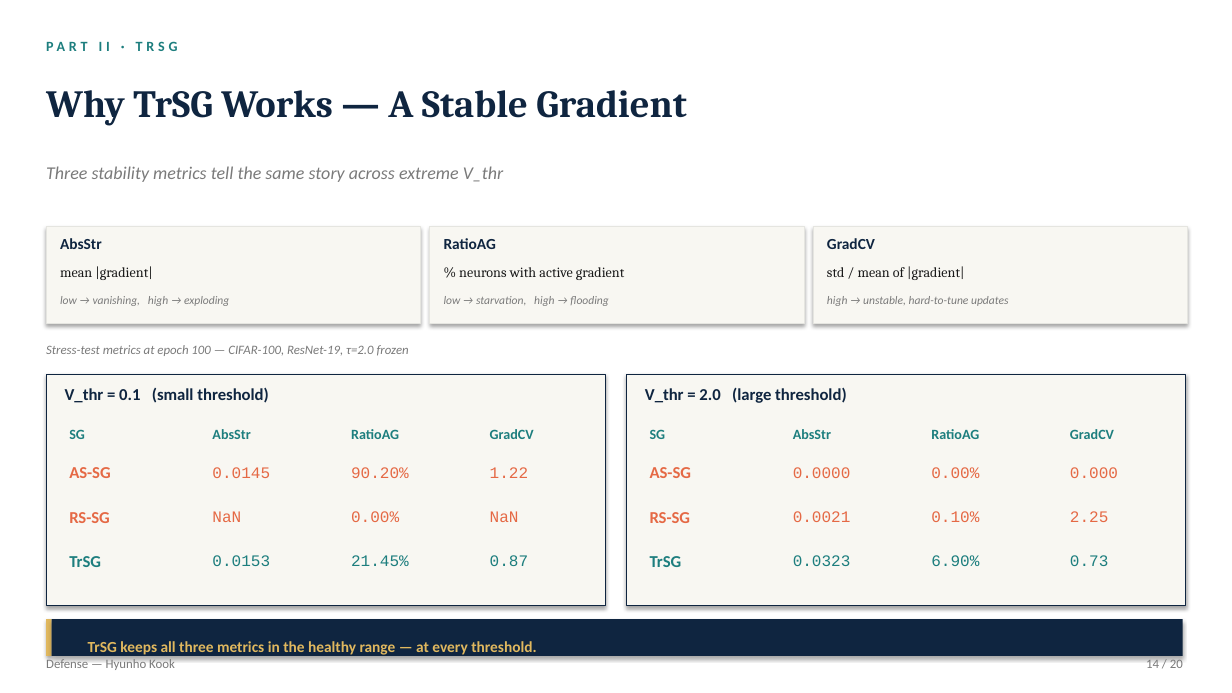
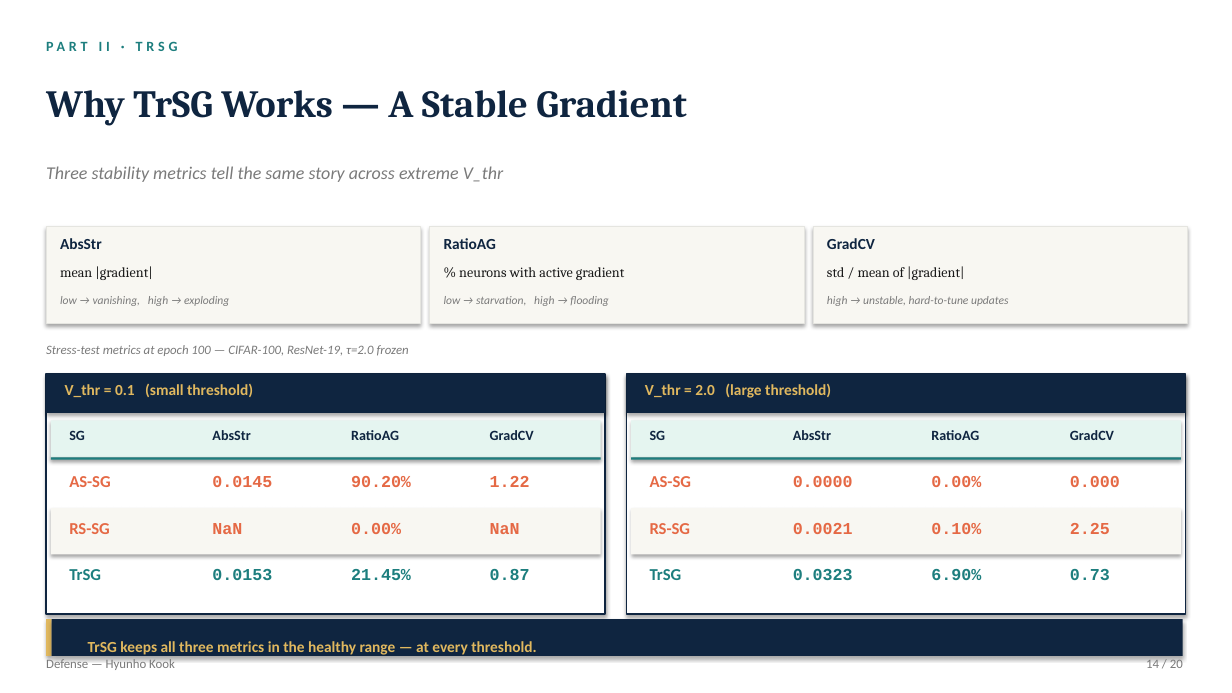
Before and after one commit to kookhh0827/POSTECH_thesis_template_latex, a slide deck: slide 14 of Hyunho_Kook_Master_Defense.pptx. Drawn at 1232x693 pixels with LibreOffice and Linux fonts; fonts in the diff are those of the drawing. Boxes give left, top, right and bottom in pixels: in the first picture for what was removed or moved away, otherwise in the second. Text is boxed around its words. In the diff, an @@ line names an element or a change of style, - is before the commit and + after.

```diff
--- a/Hyunho_Kook_Master_Defense.pptx
+++ b/Hyunho_Kook_Master_Defense.pptx
@@ rectangle: place and size @@
-rectangle at <box>46,374,605,605</box>
+rectangle at <box>46,374,605,615</box>
@@ rectangle at <box>46,374,605,615</box>: fill #F8F7F2 to #FFFFFF; outline #0F2540 1 pt to #0F2540 1.5 pt @@
@@ rectangle added at <box>46,374,605,413</box>, fill #0F2540 @@
@@ text "V_thr = 0.1 (small threshold)" at <box>65,384,253,397</box>: size 13 to 12 pt, text colour #0F2540 to #E0B85F @@
@@ rectangle at <box>627,374,1186,615</box>: fill #F8F7F2 to #FFFFFF; outline #0F2540 1 pt to #0F2540 1.5 pt @@
@@ rectangle: place and size @@
-rectangle at <box>627,374,1186,605</box>
+rectangle at <box>627,374,1186,615</box>
@@ rectangle added at <box>627,374,1186,413</box>, fill #0F2540 @@
@@ text "V_thr = 2.0 (large threshold)" at <box>645,384,831,398</box>: size 13 to 12 pt, text colour #0F2540 to #E0B85F @@
@@ rectangle added at <box>51,421,601,457</box>, fill #E5F5F0 @@
@@ rectangle added at <box>631,421,1181,457</box>, fill #E5F5F0 @@
@@ text colour #1D7E7E to #0F2540 in 8 elements at <box>69,430,85,440</box>, <box>650,430,666,440</box>, <box>212,430,250,440</box>, <box>351,430,399,440</box>, <box>490,430,534,440</box>, <box>793,430,831,440</box>, <box>931,430,979,440</box>, <box>1070,430,1114,440</box> @@
@@ rectangle added at <box>51,457,601,460</box>, fill #1D7E7E @@
@@ rectangle added at <box>631,457,1181,460</box>, fill #1D7E7E @@
@@ rectangle added at <box>51,508,601,555</box>, fill #F8F7F2 @@
@@ rectangle added at <box>631,508,1181,555</box>, fill #F8F7F2 @@
@@ 16 texts: place and size @@
-16 texts at <box>69,467,1118,523</box>
+16 texts at <box>69,476,1120,534</box>
@@ size 12.5 to 13 pt, bold on in 18 elements at <box>212,476,272,487</box>, <box>351,476,411,487</box>, <box>490,476,530,487</box>, <box>793,476,853,487</box>, <box>931,476,981,487</box>, <box>1070,476,1120,487</box>, <box>212,523,242,534</box>, <box>351,523,401,534</box>, <box>490,523,520,534</box>, <box>793,523,853,534</box>, <box>931,523,981,534</box>, <box>1070,523,1110,534</box>, <box>212,569,272,580</box>, <box>351,569,411,580</box>, <box>490,569,530,580</box>, <box>793,569,853,580</box>, <box>931,569,981,580</box>, <box>1070,569,1110,580</box> @@
@@ 8 texts: place and size @@
-8 texts at <box>69,555,1108,567</box>
+8 texts at <box>69,569,1110,580</box>
```
Also in this commit, not shown: 2 other slides changed, 1 other file.
